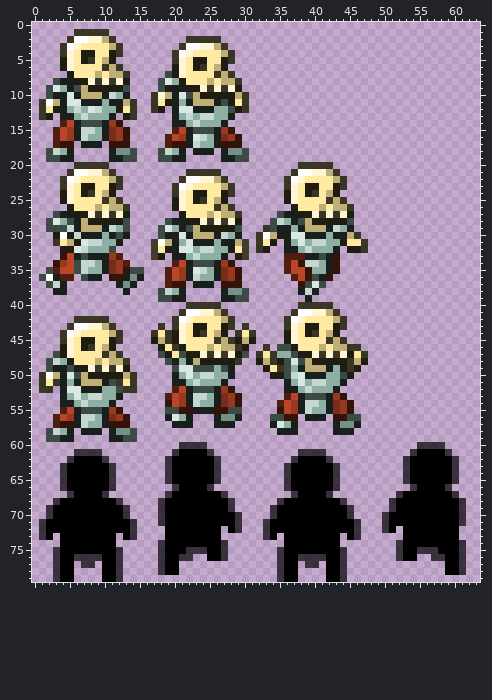
Two versions of one sprite sheet, media/dokuro.png. The picture above is the old version.
The file is 64x80 pixels.
After:
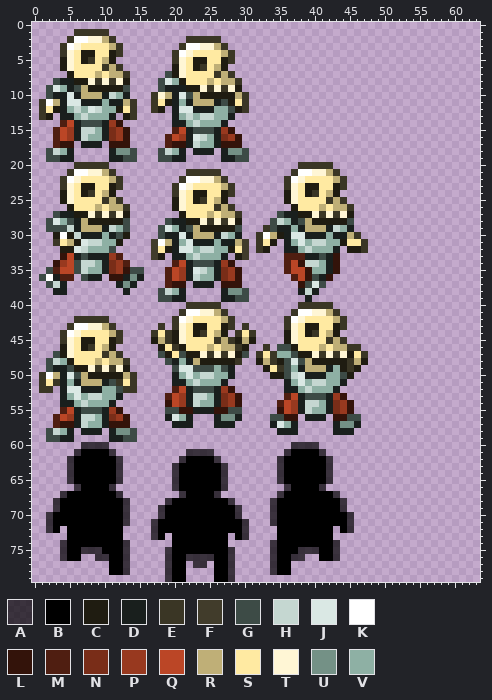
Palette (. is transparent): A #000000b2  B #000000  C #1f1c11  D #191f1d  E #3a3625  F #413c2b  G #3d4b46  H #c5d7d1  J #dae8e4  K #ffffff  L #33130a  M #4f1e11  N #792d18  P #98391f  Q #bb4626  R #bfaf77  S #ffeaa2  T #fff6d5  U #749186  V #8eb0a4
The author wrote: Fixing ‘Dokuro entering door’ animation frames
The edit:
Colour A is added in row 60 at x 7 to 10 and 37 to 40; in row 61 at x 11 and 36; in row 62 at x 12 and 35; in rows 63 to 65 at x 12, 27 and 35; in row 66 at x 27; in row 67 at x 4, 12, 35 and 43.
Colour A is added in row 68 at x 13 and 34; in row 69 at x 29; in rows 71 to 73 at x 17 and 30; in row 74 at x 13 and 34; in row 75 at x 13, 28 and 34; in rows 76 to 77 at x 13, 23 to 24, 28 and 34.
Colour A is added in row 78 at x 13, 28 and 34; in row 79 at x 19 and 28.
Colour A replaces colour B in row 61 at x 22 to 24; in row 62 at x 21; in rows 63 to 65 at x 5, 20 and 42; in row 66 at x 6 and 41; in row 67 at x 21 and 26; in row 68 at x 19.
Colour A replaces colour B in row 69 at x 3 and 44; in row 71 at x 2, 13, 34 and 45; in row 72 at x 2 and 45; in row 74 at x 4 and 43; in row 75 at x 4, 7 to 9, 19, 38 to 40 and 43; in row 76 at x 4, 10, 19, 25, 37 and 43.
Colour A replaces colour B in rows 77 to 78 at x 19.
Colour B is added in row 61 at x 10 and 37; in row 62 at x 11 and 36; in row 66 at x 26; in row 67 at x 11 and 36; in row 72 at x 18 and 27; in row 73 at x 12, 18, 27, 29 and 35.
Colour B is added in row 74 at x 12 and 35; in rows 77 to 78 at x 21 and 26 to 27; in row 79 at x 20 to 21 and 26 to 27.
Colour B replaces colour A in row 61 at x 7 to 9 and 38 to 40; in row 62 at x 10 and 37; in rows 63 to 65 at x 11, 26 and 36; in row 66 at x 25; in row 67 at x 5, 10, 37 and 42; in row 68 at x 12 and 35.
Colour B replaces colour A in row 69 at x 28; in row 71 at x 18 and 29; in row 72 at x 29; in row 74 at x 27; in row 75 at x 12, 22 to 24, 27 and 35; in row 76 at x 6, 12, 21, 27, 35 and 41.
Colour B replaces colour A in rows 77 to 78 at x 12 and 35.
The author cleared colour A in row 60 at x 21 to 24 and 55 to 58; in row 61 at x 20, 54 and 59; in row 62 at x 19, 53 and 60; in rows 63 to 65 at x 4, 19, 43, 53 and 60; in row 66 at x 4, 43, 54 and 59; in row 67 at x 19, 27, 52 and 60.
The author cleared colour A in row 68 at x 18, 51 and 61; in row 69 at x 2, 45, 51 and 61; in row 70 at x 50 and 61; in row 71 at x 1, 14, 33, 46, 50 and 61; in row 72 at x 1, 14, 33, 46 and 50; in row 73 at x 1, 14, 33 and 46.
The author cleared colour A in row 74 at x 18, 52 and 61; in row 75 at x 3, 18, 44, 52, 55 to 57 and 61; in row 76 at x 3, 7 to 8, 18, 39 to 40, 44, 52, 57 to 58 and 61; in row 77 at x 3, 7 to 8, 18, 39 to 40, 44 and 61; in row 78 at x 3, 18, 44 and 61; in row 79 at x 3, 12, 35 and 44.
The author cleared colour B in row 61 at x 21 and 55 to 58; in row 62 at x 20 and 54 to 59; in rows 63 to 65 at x 54 to 59; in row 66 at x 5, 42 and 55 to 58; in row 67 at x 20 and 53 to 59; in rows 68 to 69 at x 52 to 60.
The author cleared colour B in rows 70 to 71 at x 51 to 60; in row 72 at x 4, 13, 34, 43, 51 and 53 to 60; in row 73 at x 2, 4, 13, 19, 34, 43, 45 and 53 to 60; in row 74 at x 19 and 53 to 60; in row 75 at x 53 to 54 and 58 to 60; in row 76 at x 53 to 54 and 59 to 60.
The author cleared colour B in rows 77 to 78 at x 4 to 5, 10, 37, 42 to 43 and 59 to 60; in row 79 at x 4 to 5, 10 to 11, 36 to 37 and 42 to 43.
Boxes around the changes in both pictures, in picture pixels (x1, y1, x2, y2):
changed: (39, 442, 466, 582)
